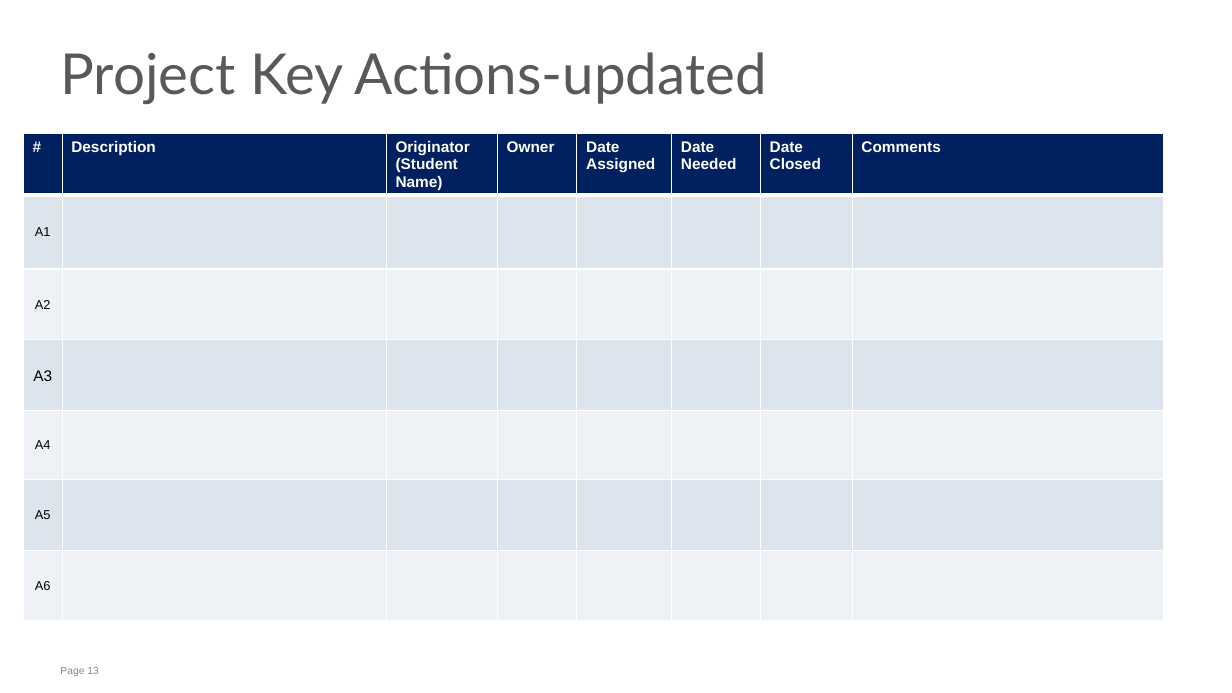
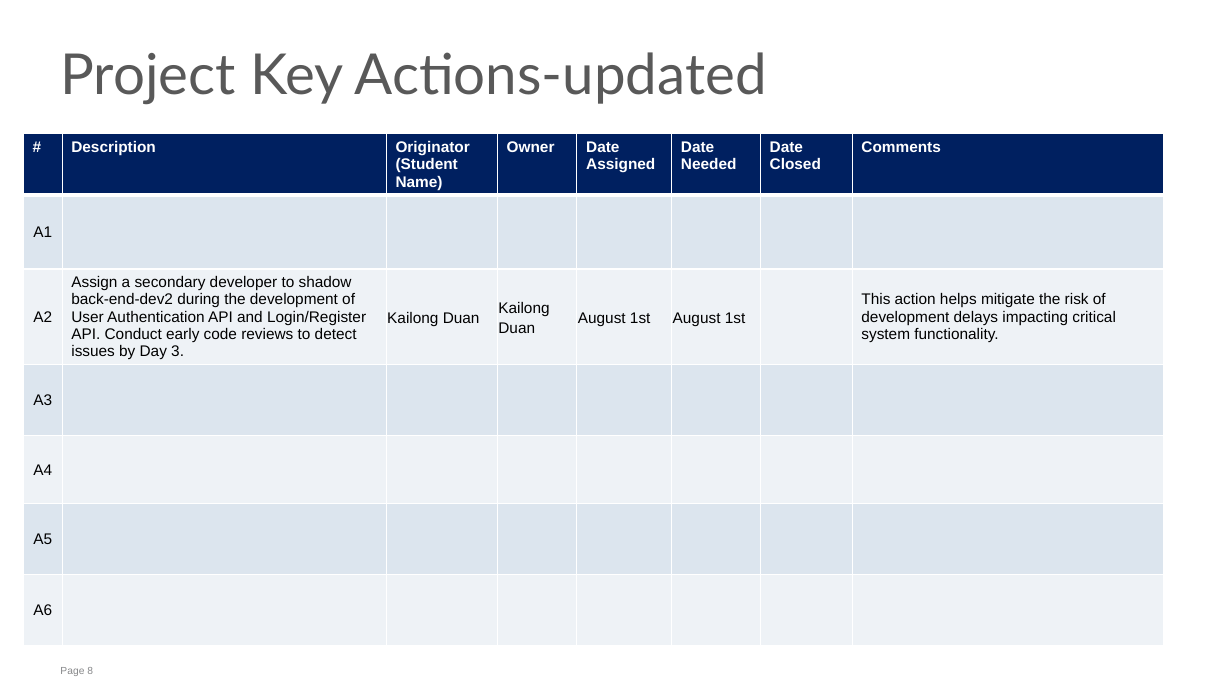
Before and after one commit to dkl520/cs7315_project, a slide deck: slide 8 of 4/group2 - pro4.pptx (slide 13 before the commit). Drawn at 1232x693 pixels with LibreOffice and Linux fonts; fonts in the diff are those of the drawing. Boxes give left, top, right and bottom in pixels: in the first picture for what was removed or moved away, otherwise in the second. Text is boxed around its words. In the diff, an @@ line names an element or a change of style, - is before the commit and + after.

```diff
--- a/4/group2 - pro4.pptx
+++ b/4/group2 - pro4.pptx
@@ table at (x1=23, y1=134, x2=1164, y2=655) @@
-row 3: A2 |  |  |  |  |  |  | 
+row 3: A2 | Assign a secondary developer to shadow back-end-dev2 during the development of User Authentication API and Login/Register API. Conduct early code reviews to detect issues by Day 3. | Kailong Duan | Kailong Duan | August 1st | August 1st |  | This action helps mitigate the risk of development delays impacting critical system functionality.
@@ size 10 to 12 pt in "A1", "A2", "A4", "A5" and 1 more places @@
@@ page number at (x1=60, y1=667, x2=93, y2=676): text changed @@
-Page 13
+Page 8
```
Also in this commit, not shown: 6 other slides changed, 6 slides removed, 1 other file.
